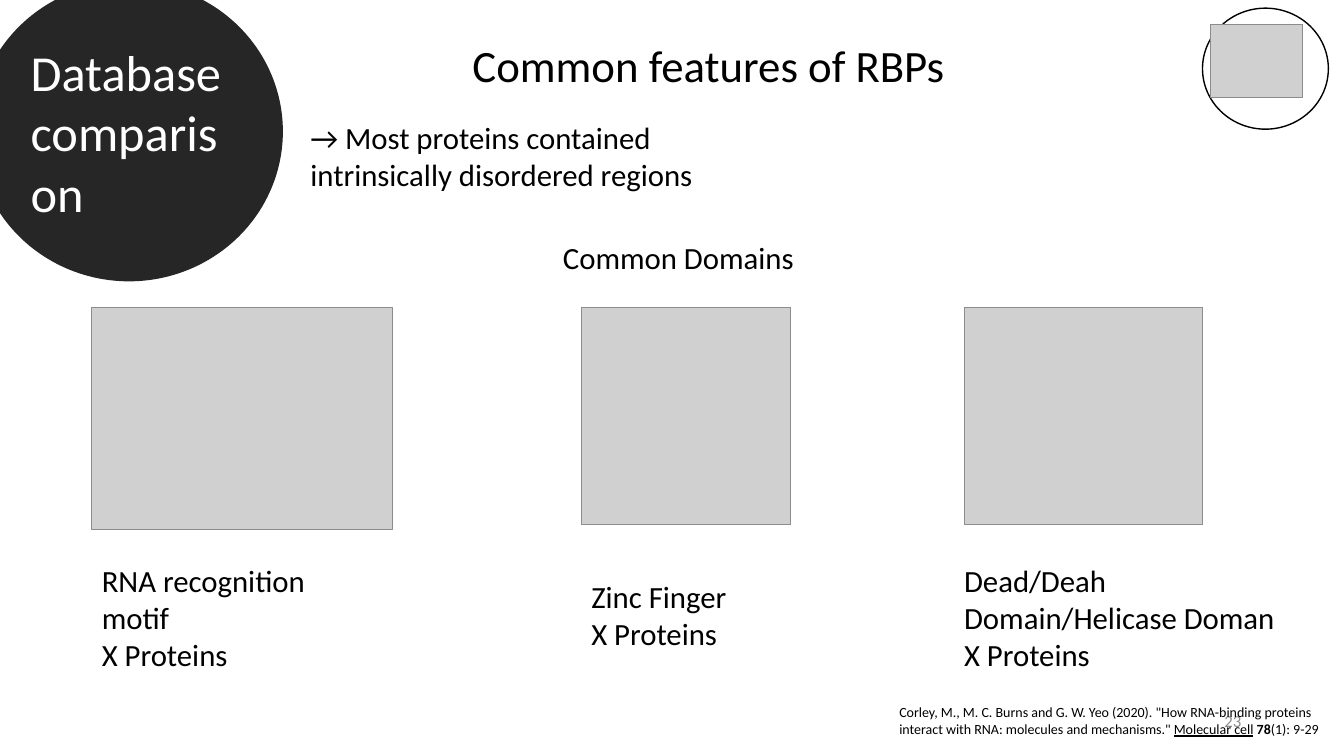
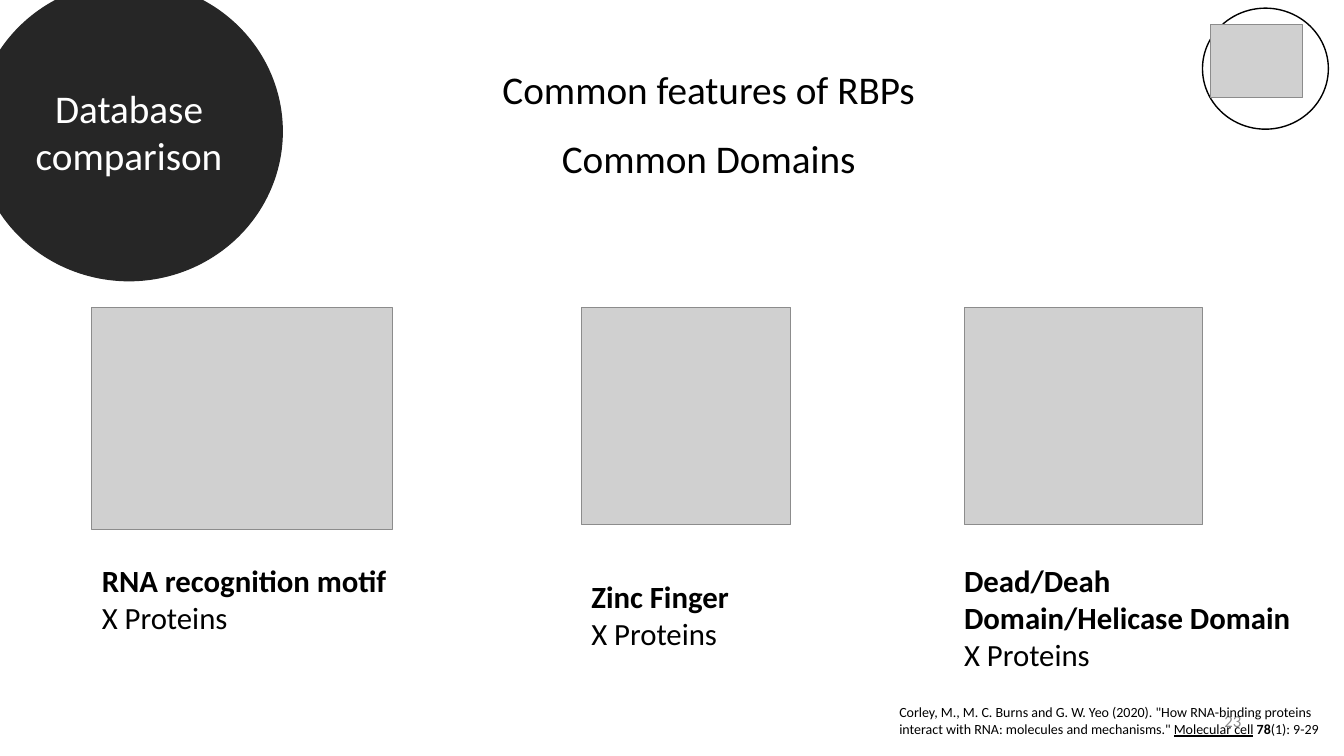
Before and after one commit to datascience-mobi-2022/2022-topic-03-team-05, a slide deck: slide 23 of Final presentation outline & temporary draft.pptx. Drawn at 1344x756 pixels with LibreOffice and Linux fonts; fonts in the diff are those of the drawing; grey boxes stand for pictures. Boxes give left, top, right and bottom in pixels: in the first picture for what was removed or moved away, otherwise in the second. Text is boxed around its words. In the diff, an @@ line names an element or a change of style, - is before the commit and + after.

```diff
--- a/Final presentation outline & temporary draft.pptx
+++ b/Final presentation outline & temporary draft.pptx
@@ ellipse "Database comparison" at (0,0,282,280): size 36 to 28 pt; alignment left to centre @@
@@ text "Common features of RBPs": place and size @@
-text "Common features of RBPs" at (472,51,945,83)
+text "Common features of RBPs" at (502,77,914,174)
@@ text at (502,77,914,105): size 32 to 28 pt in "Common features of RBPs"; line spacing 0.9 to 0.7 @@
@@ text removed at (310,127,692,192) @@
-→ Most proteins contained intrinsically disordered regions
@@ text at (562,146,856,174): paragraph added @@
+Common Domains
@@ text removed at (563,248,794,270) @@
-Common Domains
@@ text at (102,570,386,598): bold on in "RNA recognition motif" @@
@@ text at (591,586,729,614): bold on in "Zinc Finger" @@
@@ text at (964,570,1290,631): text changed; bold on @@
-Dead/Deah Domain/Helicase Doman
+Dead/Deah Domain/Helicase Domain
```
Also in this commit, not shown: 4 other slides changed, 1 slide added, 1 slide removed.
